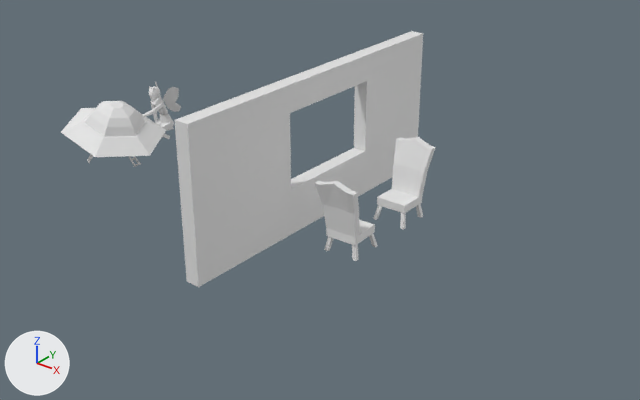
An edit to the Blender file src/scene.blend, drawn before and after from the same camera.
Rendered twice from a camera (50 mm lens) standing at (15.12, -11.58, 7.9) and looking at (5.5, 0.46, 0.44). Lighting does not change. The marker at lower left points along +X, +Y and +Z. The older version comes first.

The first picture shows 'chair', 'chair.001', 'ufo', 'ufo-head', 'wall' and 8 more.
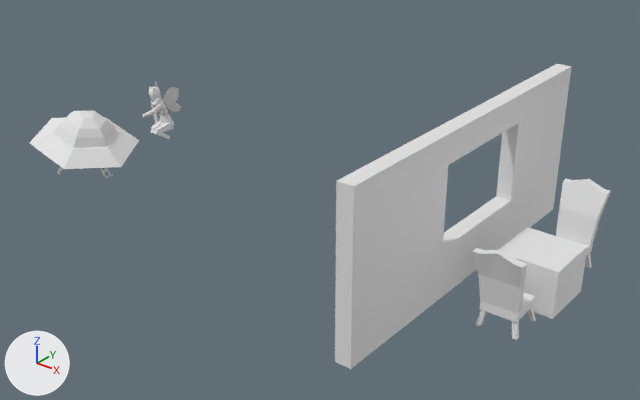
Commit message: feat(model/frame4): setup scene

Where the change shows, as pixel boxes (x1, y1, x2, y2) in the pictures (640 x 400 px):
'wall', moved: before (174, 31, 423, 287); after (335, 64, 571, 369)
'chair.001', moved: before (315, 181, 378, 261); after (472, 248, 536, 340)
'chair', moved: before (373, 137, 436, 229); after (556, 178, 611, 268)
'table', added: after (499, 227, 588, 319)
'ufo', moved: before (61, 108, 166, 157); after (30, 117, 139, 169)
'ufo-head', moved: before (85, 101, 145, 137); after (54, 111, 117, 148)
'fix', moved: before (129, 156, 141, 167); after (100, 168, 113, 179)
'fix.002', moved: before (87, 154, 93, 163); after (57, 147, 74, 175)

The change in detail:
Mesh me_cube_003 is new.
It is a box spanning x -1.0..1.0, y -1.0..1.0, z 0.0..1.6.
Object 'wall' (ob_wall) moves from (4.42, 0.56, 0.46) to (7.8, 0.33, 0.46).
Object 'chair' (ob_chair) moves from (6.62, 1.97, 0.31) to (10.01, 2.17, 0.31).
Object 'ufo' (ob_ufo) moves from (0.0, 0.0, 0.63) to (0.0, -0.8, 0.63).
Object 'chair.001' (ob_chair_001) moves from (6.65, -0.51, 0.3) to (10.03, -0.93, 0.3).
Object 'table' (ob_table) is new; it shows me_cube_003.
Its location is (10.02, 0.61, 0.0).
Its scale is (0.542, 0.542, 0.542).
